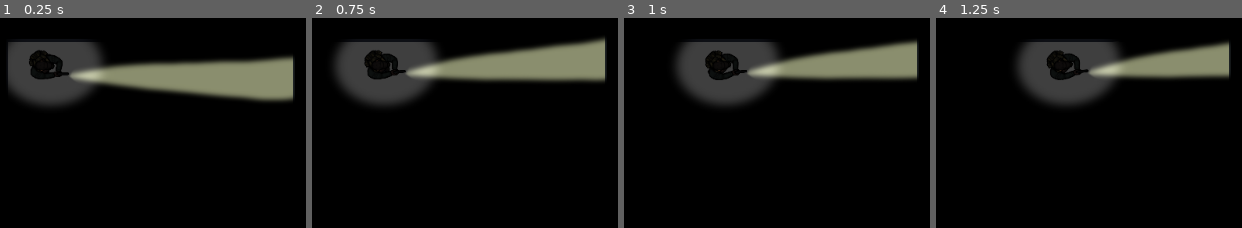
Above: before the commit, frames 1-4 (left to right).
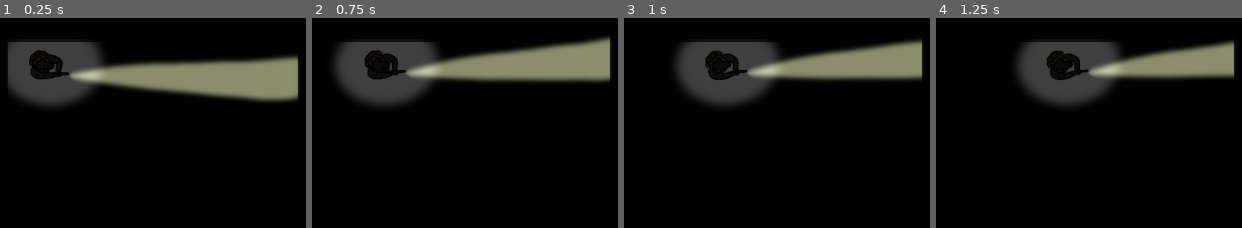
Above: after the commit, the same moments.

Repository: Lunatic-Games/house-of-phobos
Game: Godot game, scene res://Tests/ShadowTest/World.tscn
The game is run twice, just before and just after one commit, with the same random seed, the same clock (stepped at 60 frames per second) and the same inputs. The engine's default icon, where the game draws it, is replaced by a stand-in: a white triangle on a blue panel in a dark square.
Inputs (mouse positions are in pixels of both pictures, inside the frame that each line leads up to):
- Up to frame 1 (0.25 s): no input
- Up to frame 2 (0.75 s): tap Enter at 0.5 s; move the mouse to (outside the picture) at 0.52 s; press the mouse at (outside the picture) at 0.53 s; hold D (move_right) from 0.53 s (still down)
- Up to frame 3 (1 s): keep holding D (move_right)
- Up to frame 4 (1.25 s): keep holding D (move_right)

The runs differ from the first frame. In frame 1, 0.4% of the frame differs, in the area x 95-98%, y 18-40%; in frame 2, 0.4%, in the area x 95-98%, y 8-31%; in frame 3, 0.4%; in frame 4, 0.3%.

Commit message:
Shooting

Diff:
--- a/project/Map/Interactables/Door/Door.tscn
+++ b/project/Map/Interactables/Door/Door.tscn
@@ -224,52 +224,51 @@
 "
 custom_defines = ""
 
-[sub_resource type="ShaderMaterial" id=4]
-shader = SubResource( 3 )
+[sub_resource type="ShaderMaterial" id=7]
+shader = SubResource( 6 )
 shader_param/outline_width = 0.0
 shader_param/outline_color = Color( 0, 0, 0, 1 )
 
-[sub_resource type="RectangleShape2D" id=2]
-extents = Vector2( 42.183, 4.32402 )
-
-[sub_resource type="OccluderPolygon2D" id=5]
-polygon = PoolVector2Array( -23.0683, 0.408469, 20.9039, 0.427117, 20.9039, 0.922434, -23.0842, 0.815113 )
+[sub_resource type="RectangleShape2D" id=8]
+extents = Vector2( 47.9218, 4.32402 )
+
+[sub_resource type="OccluderPolygon2D" id=9]
+polygon = PoolVector2Array( -24.9864, 0.556288, 23.2021, 0.439804, 23.2474, 1.42992, -25.0317, 1.08047 )
 
 [node name="Door" type="Area2D" groups=[
 "interactable",
 ]]
 script = ExtResource( 2 )
-opened = true
 
 [node name="CollisionShape2D" type="CollisionShape2D" parent="."]
 position = Vector2( 43.1391, 0.207678 )
 shape = SubResource( 1 )
-disabled = true
 
 [node name="CollisionShape2D2" type="CollisionShape2D" parent="."]
 position = Vector2( 4.63528, -33.0416 )
-shape = SubResource( 7 )
+shape = SubResource( 2 )
+disabled = true
 
 [node name="AnimationPlayer" type="AnimationPlayer" parent="."]
 autoplay = "default"
-anims/close = SubResource( 9 )
-anims/default = SubResource( 8 )
-anims/open = SubResource( 6 )
+anims/close = SubResource( 3 )
+anims/default = SubResource( 4 )
+anims/open = SubResource( 5 )
 
 [node name="StaticBody2D" type="StaticBody2D" parent="."]
 
 [node name="Sprite" type="Sprite" parent="StaticBody2D"]
-material = SubResource( 4 )
+material = SubResource( 7 )
 position = Vector2( 34.6259, -0.508864 )
 texture = ExtResource( 3 )
 
 [node name="CollisionShape2D" type="CollisionShape2D" parent="StaticBody2D"]
 position = Vector2( 42.2184, 0.422317 )
-shape = SubResource( 2 )
+shape = SubResource( 8 )
 
 [node name="LightOccluder2D" type="LightOccluder2D" parent="StaticBody2D"]
 position = Vector2( 44.5477, -0.823223 )
 scale = Vector2( 1.94978, 1.5176 )
-occluder = SubResource( 5 )
+occluder = SubResource( 9 )
 [connection signal="area_entered" from="." to="." method="_on_Door_area_entered"]
 [connection signal="area_exited" from="." to="." method="_on_Door_area_exited"]
--- a/project/Monster/Monster.gd
+++ b/project/Monster/Monster.gd
@@ -2,6 +2,8 @@
 
 
 const SPEED = 300
+const MAX_HEALTH = 5
+var health = 10
 var target_location
 
 func _physics_process(delta):
@@ -15,3 +17,10 @@
 	if target_location:
 		var direction = (player.global_position - global_position).normalized()
 		move_and_slide(direction * SPEED)
+
+func damage(amount, knockback):
+	health -= amount
+	if health <= 0:
+		queue_free()
+	else:
+		position += knockback
--- a/project/Monster/Monster.tscn
+++ b/project/Monster/Monster.tscn
@@ -9,6 +9,7 @@
 
 [node name="Monster" type="KinematicBody2D" groups=[
 "hearing",
+"monster",
 ]]
 position = Vector2( 472, 290 )
 script = ExtResource( 3 )
--- /dev/null
+++ b/project/Player/Pistol/Pistol.gd
@@ -0,0 +1,34 @@
+extends Node2D
+
+const MAX_DIST = 10000
+const DAMAGE = 5
+const KNOCKBACK = 50
+const MAX_AMMO = 5
+var space_state
+var tracer_scene = preload("res://Player/Pistol/Tracer.tscn")
+var excludes = []
+var ammo = MAX_AMMO
+
+func _physics_process(delta):
+	space_state = get_world_2d().direct_space_state
+
+func shoot(rotation):
+	if ammo <= 0:
+		return
+	ammo -= 1
+	var from = global_position
+	var to = Vector2(from.x + cos(rotation) * MAX_DIST, from.y + sin(rotation) * MAX_DIST)
+	var result = space_state.intersect_ray(from, to, excludes)
+	if result:
+		draw_tracer(from, result.position)
+		if result.collider.is_in_group("monster"):
+			var knockback = Vector2(cos(rotation) * KNOCKBACK, sin(rotation) * KNOCKBACK)
+			result.collider.damage(DAMAGE, knockback)
+	else:
+		draw_tracer(from, to)
+
+func draw_tracer(from, to):
+	var tracer = tracer_scene.instance()
+	tracer.points[0] = from
+	tracer.points[1] = to
+	get_tree().root.add_child(tracer)
--- /dev/null
+++ b/project/Player/Pistol/Pistol.tscn
@@ -0,0 +1,10 @@
+[gd_scene load_steps=2 format=2]
+
+[ext_resource path="res://Player/Pistol/Pistol.gd" type="Script" id=1]
+
+[node name="Pistol" type="Node2D"]
+script = ExtResource( 1 )
+
+[node name="RayCast2D" type="RayCast2D" parent="."]
+enabled = true
+cast_to = Vector2( 10000, 0 )
--- /dev/null
+++ b/project/Player/Pistol/Tracer.tscn
@@ -0,0 +1,40 @@
+[gd_scene load_steps=2 format=2]
+
+[sub_resource type="Animation" id=1]
+resource_name = "animation"
+length = 0.2
+tracks/0/type = "value"
+tracks/0/path = NodePath(".:width")
+tracks/0/interp = 1
+tracks/0/loop_wrap = true
+tracks/0/imported = false
+tracks/0/enabled = true
+tracks/0/keys = {
+"times": PoolRealArray( 0, 0.1, 0.2 ),
+"transitions": PoolRealArray( 1, 1, 1 ),
+"update": 0,
+"values": [ 0.5, 4.0, 1.0 ]
+}
+tracks/1/type = "method"
+tracks/1/path = NodePath(".")
+tracks/1/interp = 1
+tracks/1/loop_wrap = true
+tracks/1/imported = false
+tracks/1/enabled = true
+tracks/1/keys = {
+"times": PoolRealArray( 0.2 ),
+"transitions": PoolRealArray( 1 ),
+"values": [ {
+"args": [  ],
+"method": "queue_free"
+} ]
+}
+
+[node name="Tracer" type="Line2D"]
+points = PoolVector2Array( 0, 0, 100, 0 )
+width = 1.0
+default_color = Color( 0, 0, 0, 1 )
+
+[node name="AnimationPlayer" type="AnimationPlayer" parent="."]
+autoplay = "animation"
+anims/animation = SubResource( 1 )
--- a/project/Player/Player.gd
+++ b/project/Player/Player.gd
@@ -10,9 +10,11 @@
 var owned_tools = [Tools.Flashlight, Tools.Gun]
 var held_tool = Tools.Gun
 var keys = []
+onready var pistol = get_node("Body/Top/Gun/Pistol")
 
 func _ready():
 	change_held_tool(held_tool)
+	pistol.excludes.append(get_rid())
 
 # Handle user presses and check for mouse movement
 func _input(event):
@@ -22,6 +24,8 @@
 		change_held_tool(Tools.Flashlight)
 	elif event.is_action_pressed("swap"):
 		change_held_tool((held_tool + 1) % len(Tools))
+	elif event.is_action_pressed("shoot"):
+		pistol.shoot($Body.rotation)
 	if event is InputEventMouseMotion:
 		mouse_look = true
 
@@ -46,6 +50,9 @@
 		$CollisionShape2D.rotation = $Body.rotation
 		mouse_look = false
 	if mouse_look:
+		#var mouse_dist = (get_viewport().get_mouse_position() - pistol.global_position).length()
+		#if mouse_dist > (pistol.global_position - global_position).length():
+		#	$Body.rotation = pistol.global_position.direction_to(get_viewport().get_mouse_position()).angle()
 		$Body.rotation = global_position.direction_to(get_viewport().get_mouse_position()).angle()
 		$CollisionShape2D.rotation = $Body.rotation
 
--- a/project/Player/Player.tscn
+++ b/project/Player/Player.tscn
@@ -124,6 +124,7 @@
 [ext_resource path="res://Player/Assets/flashlight_light.png" type="Texture" id=122]
 [ext_resource path="res://Player/Assets/player_light.png" type="Texture" id=123]
 [ext_resource path="res://Player/InteractArea.gd" type="Script" id=124]
+[ext_resource path="res://Player/Pistol/Pistol.tscn" type="PackedScene" id=125]
 
 [sub_resource type="Animation" id=1]
 resource_name = "idle"
@@ -271,7 +272,7 @@
 script = ExtResource( 82 )
 
 [node name="CollisionShape2D" type="CollisionPolygon2D" parent="."]
-polygon = PoolVector2Array( -12.4786, -17.3993, 8.92715, -17.6966, 42.084, -14.2514, 40.2112, 3.3537, 43.2078, 16.4639, 8.92715, 21.2499, -13.0732, 18.2769, -18.4246, 11.7362, -24.3707, -6.99377 )
+polygon = PoolVector2Array( -12.4786, -17.3993, 8.92715, -17.6966, 28.4452, -12.1832, 27.6515, 2.89716, 31.2231, 13.4137, 8.92715, 21.2499, -13.0732, 18.2769, -18.4246, 11.7362, -24.3707, -6.99377 )
 
 [node name="Body" type="Node2D" parent="."]
 
@@ -311,7 +312,6 @@
 shadow_enabled = true
 
 [node name="Gun" type="Node2D" parent="Body/Top"]
-visible = false
 position = Vector2( -0.00048995, 0 )
 
 [node name="Sprite" type="Sprite" parent="Body/Top/Gun"]
@@ -332,6 +332,9 @@
 energy = 0.75
 shadow_enabled = true
 
+[node name="Pistol" parent="Body/Top/Gun" instance=ExtResource( 125 )]
+position = Vector2( 18.5417, 11.1118 )
+
 [node name="FOVLight" type="Light2D" parent="Body"]
 position = Vector2( 12.1133, -0.170185 )
 scale = Vector2( 1.89753, 1.63405 )
--- a/project/Tests/ShadowTest/World.tscn
+++ b/project/Tests/ShadowTest/World.tscn
@@ -30,7 +30,7 @@
 scale = Vector2( 0.489034, 5.02212 )
 
 [node name="Wall5" parent="." instance=ExtResource( 2 )]
-position = Vector2( 682.22, 360.735 )
+position = Vector2( 688.22, 360.735 )
 scale = Vector2( 0.489034, 5.02212 )
 
 [node name="Wall6" parent="." instance=ExtResource( 2 )]
@@ -48,5 +48,5 @@
 position = Vector2( 814, 417 )
 
 [node name="Door" parent="." instance=ExtResource( 5 )]
-position = Vector2( 582.842, 250.455 )
+position = Vector2( 584.842, 250.455 )
 key = "1"
--- a/project/project.godot
+++ b/project/project.godot
@@ -70,6 +70,11 @@
 , Object(InputEventJoypadButton,"resource_local_to_scene":false,"resource_name":"","device":-1,"button_index":0,"pressure":0.0,"pressed":false,"script":null)
  ]
 }
+shoot={
+"deadzone": 0.5,
+"events": [ Object(InputEventMouseButton,"resource_local_to_scene":false,"resource_name":"","device":-1,"alt":false,"shift":false,"control":false,"meta":false,"command":false,"button_mask":0,"position":Vector2( 0, 0 ),"global_position":Vector2( 0, 0 ),"factor":1.0,"button_index":1,"pressed":false,"doubleclick":false,"script":null)
+ ]
+}
 
 [rendering]
 
Not shown: 4 places in project/Map/Interactables/Door/Door.tscn that only renumber resources
Not shown: 1 places in project/Player/Player.tscn that only renumber resources
